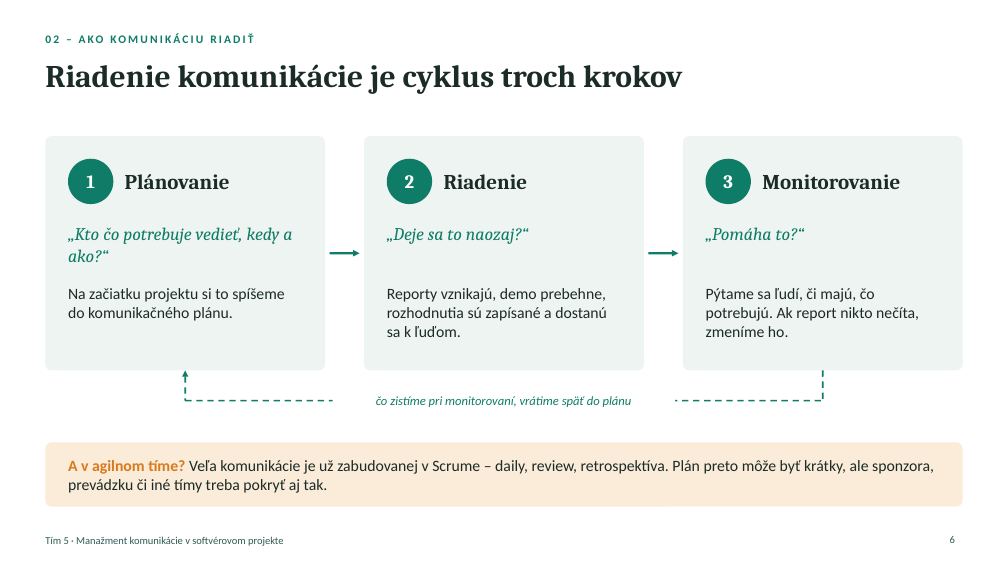
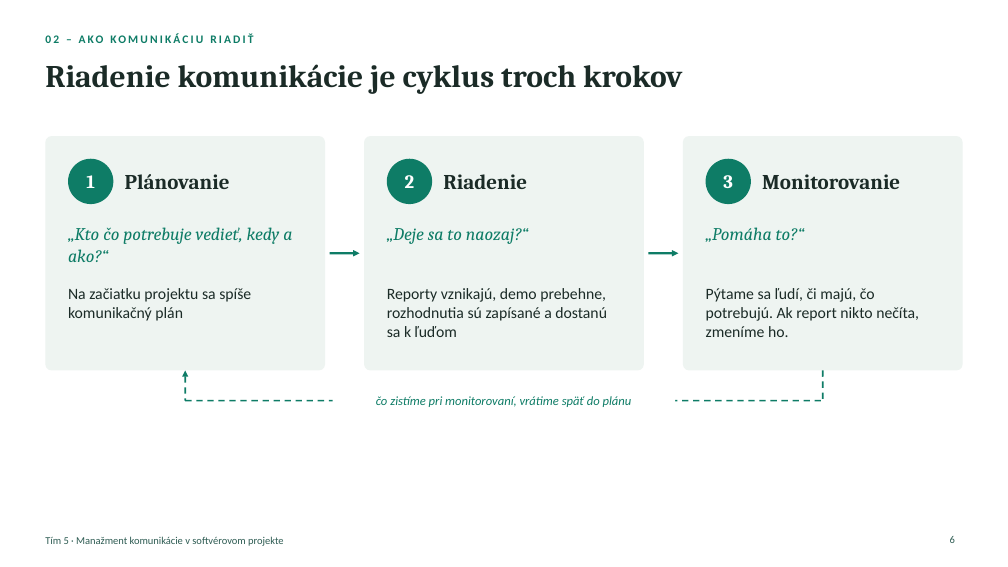
Before and after one commit to ADAMUSSO/MTS, a slide deck: slide 6 of Prezentacie/Manažment komunikácie – vysvetľujúca prezentácia.pptx. Drawn at 1008x567 pixels with LibreOffice and Linux fonts; fonts in the diff are those of the drawing. Boxes give left, top, right and bottom in pixels: in the first picture for what was removed or moved away, otherwise in the second. Text is boxed around its words. In the diff, an @@ line names an element or a change of style, - is before the commit and + after.

```diff
--- a/Prezentacie/Manažment komunikácie – vysvetľujúca prezentácia.pptx
+++ b/Prezentacie/Manažment komunikácie – vysvetľujúca prezentácia.pptx
@@ text at (x1=68, y1=288, x2=251, y2=321): text changed @@
-Na začiatku projektu si to spíšeme do komunikačného plánu.
+Na začiatku projektu sa spíše komunikačný plán
@@ text at (x1=387, y1=288, x2=607, y2=337): text changed @@
-Reporty vznikajú, demo prebehne, rozhodnutia sú zapísané a dostanú sa k ľuďom.
+Reporty vznikajú, demo prebehne, rozhodnutia sú zapísané a dostanú sa k ľuďom
@@ rounded rectangle removed at (x1=45, y1=442, x2=963, y2=507) @@
@@ text removed at (x1=68, y1=460, x2=934, y2=493) @@
-A v agilnom tíme? Veľa komunikácie je už zabudovanej v Scrume – daily, review, retrospektíva. Plán preto môže byť krátky, ale sponzora, prevádzku či iné tímy treba pokryť aj tak.
```
Also in this commit, not shown: 10 other slides changed, 2 other files.
